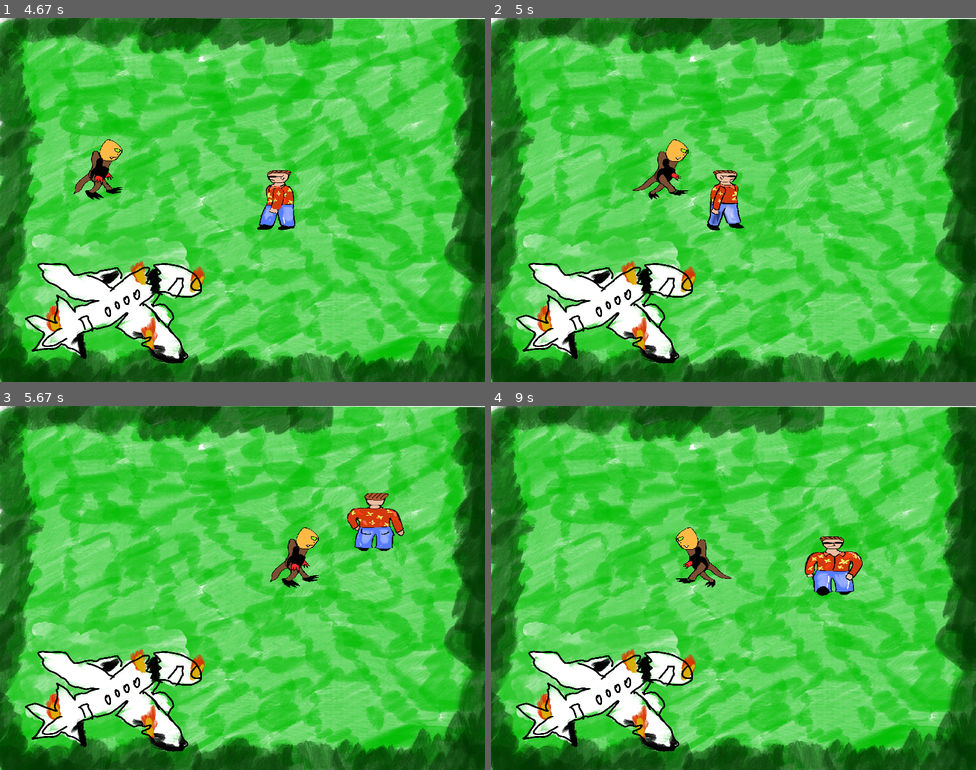
Above: before the commit, frames 1-4 (two rows, left to right).
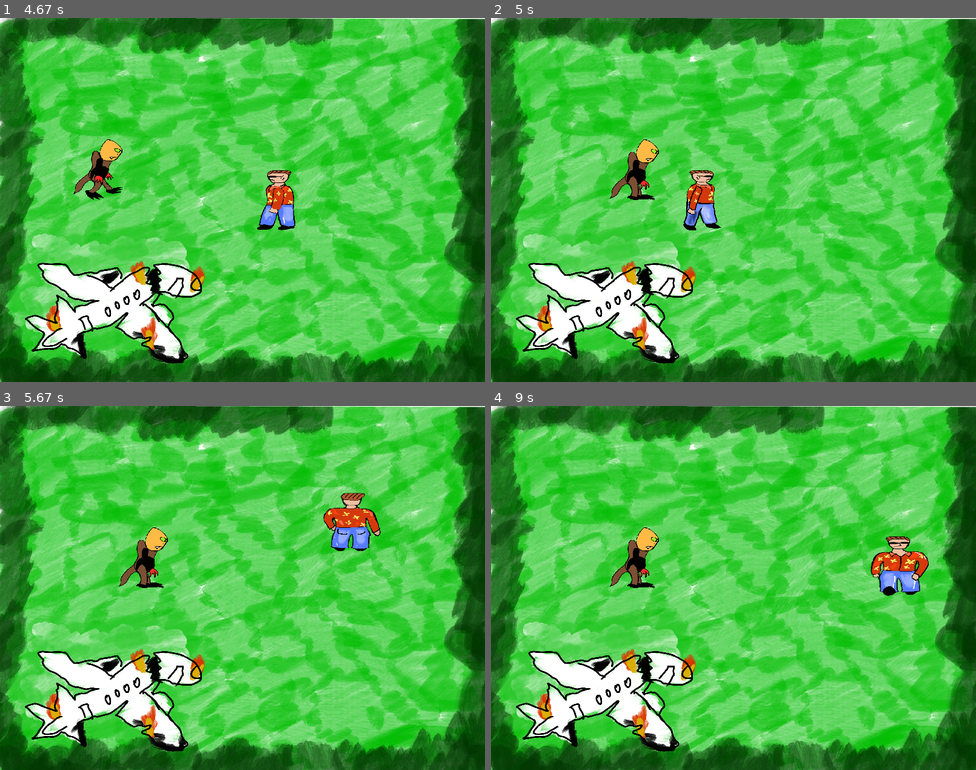
Above: after the commit, the same moments.

Repository: sartep1996/Final_Project_PyGame
Game: pygame game, started from main.py
The game is run twice, just before and just after one commit, with the same random seed, the same clock (stepped at 60 frames per second) and the same inputs.
Inputs:
- Up to frame 1 (4.67 s): hold D 0.33-0.8 s; hold W 0.83-1.13 s; hold D 1.17-1.63 s; hold A 1.67-2.2 s; hold S 2.23-2.53 s; hold A 2.57-2.97 s; hold W 3-3.37 s; hold D 3.4-4.03 s; hold S 4.07-4.43 s; hold A from 4.47 s (still down)
- Up to frame 2 (5 s): release A at 4.93 s; hold D from 4.97 s (still down)
- Up to frame 3 (5.67 s): release D at 5.43 s; hold W from 5.47 s (still down)
- Up to frame 4 (9 s): release W at 5.77 s; hold D 5.8-6.27 s; hold A 6.3-6.83 s; hold S 6.87-7.17 s; hold A 7.2-7.6 s; hold W 7.63-8 s; hold D 8.03-8.67 s; hold S from 8.7 s (still down)

Frame 1 is identical in both runs. In frame 2, 2.9% of the frame differs, in the area x 24-53%, y 33-59%; in frame 3, 3.2%; in frame 4, 4.0%, in the area x 24-91%, y 33-53%.

Commit message:
working on monster following the player

Diff:
--- a/monster_1.py
+++ b/monster_1.py
@@ -1,6 +1,7 @@
 import pygame as pg
 import time
 from boundries import BOUNDRY_RIGHT, BOUNDRY_LEFT, BOUNDRY_BOTTOM, BOUNDRY_TOP
+import math
 
 
 
@@ -40,12 +41,16 @@
         self.movement_speed = 4
         self.last_moved = ''
         self.last_frame_time = time.time()
+        self.should_follow_player = False
+        self.patrol_mode = True
+        self.check_collision = True
 
 
         self.x = x
         self.y = y
         self.speed = speed
         self.direction = 1
+        self.direction_y = 0
 
     def set_position(self, x, y):
         self.monster_rect.topleft = (x, y)
@@ -71,7 +76,25 @@
 
         self.monster_collides_with(player_rect)
 
-
+        # else:
+        #     if player_rect.left > self.monster_rect.right:
+        #         self.direction = 1
+        #         self.last_moved = BOUNDRY_RIGHT
+        #     elif player_rect.right < self.monster_rect.left:
+        #         self.direction = -1
+        #         self.last_moved = BOUNDRY_LEFT
+        #     else:
+        #         self.direction = 0
+        #         # Determine the appropriate still image based on player's vertical position
+        #         if player_rect.top < self.monster_rect.top:
+        #             self.last_moved = self.monster_image_up_still
+        #         elif player_rect.bottom > self.monster_rect.bottom:
+        #             self.last_moved = self.monster_image_down_still
+
+        #     self.x += self.speed * self.direction
+        #     self.monster_rect.x = self.x
+        #     self.y += self.speed * self.direction
+        #     self.monster_rect.y = self.y
 
 
     def draw_monster(self, screen):
@@ -117,6 +140,8 @@
 
     def monster_collides_with(self, player_rect):
         if self.monster_rect.colliderect(player_rect):
+            self.should_follow_player = True
+
             player_center = player_rect.center
             monster_center = self.monster_rect.center
 
@@ -139,29 +164,60 @@
                     self.last_moved = self.monster_image_up_still
 
             self.monster_follow_player(player_rect)
-
+            # self.should_follow_player = True
+
+
+
+
+    # def monster_follow_player(self, player_rect):
+    #     player_center = player_rect.center
+    #     monster_center = self.monster_rect.center
+
+    #     dx = player_center[0] - monster_center[0]
+    #     dy = player_center[1] - monster_center[1]
+
+    #     if abs(dx) > abs(dy):
+    #         if dx > 0:
+    #             self.direction = 1
+    #             dx = min(dx, self.movement_speed)
+    #         else:
+    #             self.direction = 2
+    #             dx = max(dx, -self.movement_speed)
+    #         dy = 0
+
+    #     else:
+    #         if dy > 0:
+    #             self.direction_y = 1
+    #             dx = min(dx, self.movement_speed)
+    #         else:
+    #             self.direction_y = -1
+    #             dx = max(dx, self.movement_speed)
+    #         dx = 0
+
+    #     self.x += self.speed + self.direction
+    #     self.monster_rect.x = self.x
 
     def monster_follow_player(self, player_rect):
-        player_center = player_rect.center
-        monster_center = self.monster_rect.center
-
-        dx = player_center[0] - monster_center[0]
-        dy = player_center[1] - monster_center[1]
-
-        if abs(dx) > abs(dy):
-            if dx > 0:
-                self.direction = 1
-            else:
-                self.direction = 1
-
+        dx = player_rect.centerx - self.monster_rect.centerx
+        dy = player_rect.centery - self.monster_rect.centery
+        distance = math.hypot (dx, dy)
+
+        if distance != 0:
+            direction_x = dx / distance
+            direction_y = dy / distance
         else:
-            if dy > 0:
-                self.direction = 0
-            else:
-                self.direction = 2
-
-        self.x += self.speed + self.direction
-        self.monster_rect.x = self.x
+            direction_x = 0
+            direction_y = 0
+
+        if  self.should_follow_player:
+            new_x = self.monster_rect.x + direction_x * self.speed
+            new_y = self.monster_rect.y + direction_y * self.speed
+
+            new_rect = pg.Rect(new_x, new_y, self.monster_rect.width, self.monster_rect.height)
+            if not new_rect.colliderect(player_rect):
+                self.monster_rect.x = new_x
+                self.monster_rect.y = new_y
+
 
 
 
